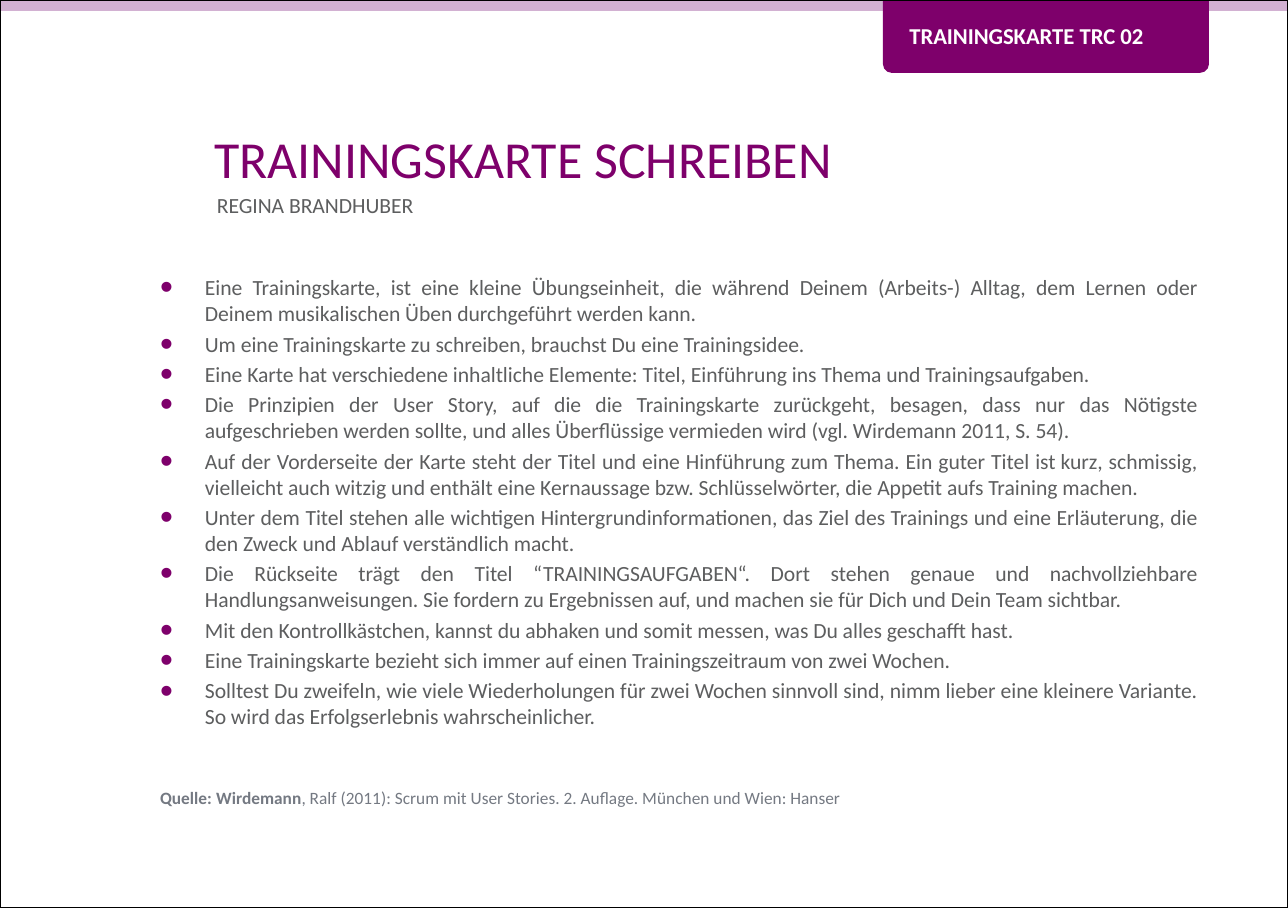
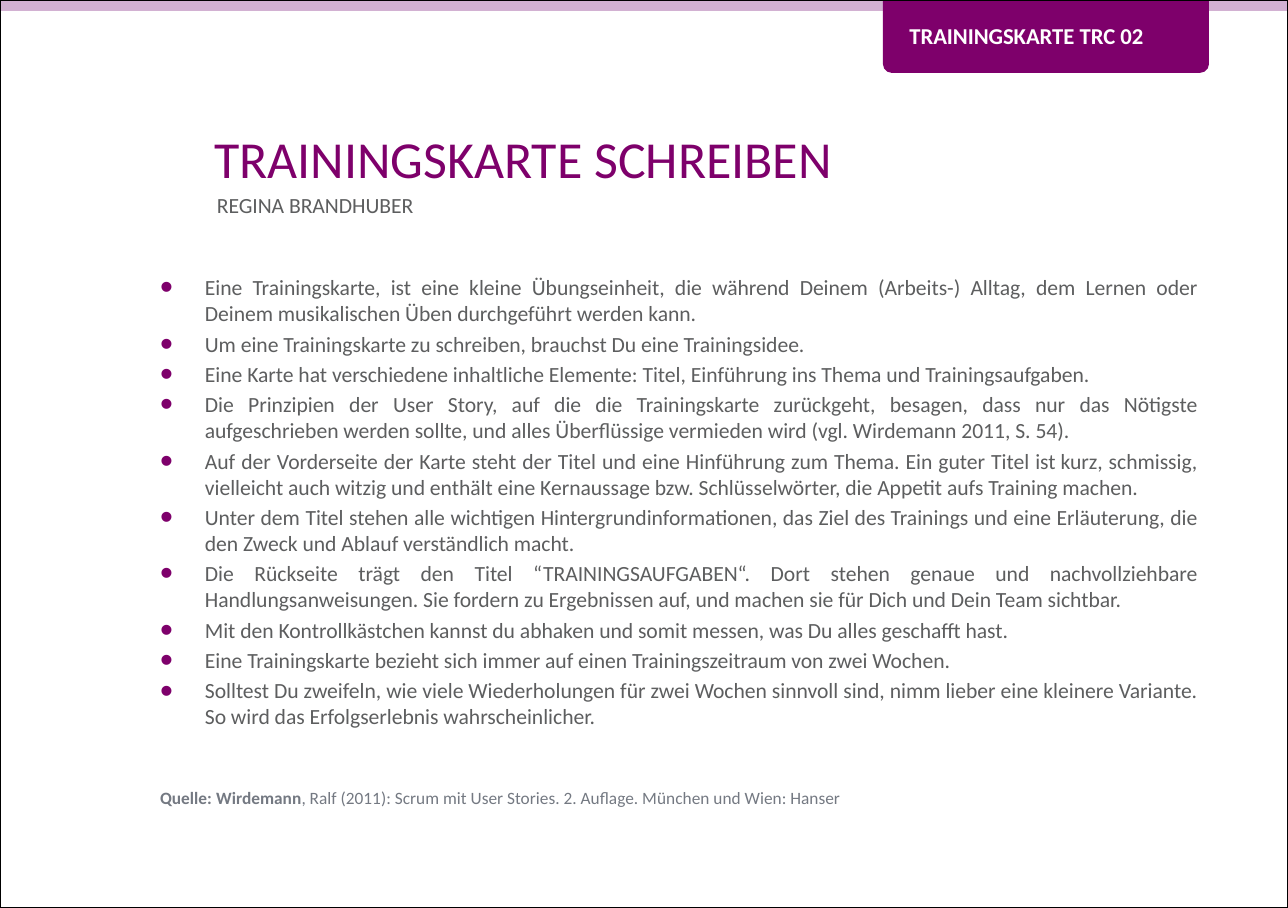
Before and after one commit to Teamtool/training-materials, a slide deck: slide 1 of training-cards/music moves/Training Cards (TRC)/ger/apprentice/ger_TRC_02_Trainingskarten_schreiben_MM_A.pptx. Drawn at 1288x908 pixels with LibreOffice and Linux fonts; fonts in the diff are those of the drawing; background and template pictures are left out. Boxes give left, top, right and bottom in pixels: in the first picture for what was removed or moved away, otherwise in the second. Text is boxed around its words. In the diff, an @@ line names an element or a change of style, - is before the commit and + after.

```diff
--- a/training-cards/music moves/Training Cards (TRC)/ger/apprentice/ger_TRC_02_Trainingskarten_schreiben_MM_A.pptx
+++ b/training-cards/music moves/Training Cards (TRC)/ger/apprentice/ger_TRC_02_Trainingskarten_schreiben_MM_A.pptx
@@ text at (x1=205, y1=623, x2=1009, y2=642): text changed @@
-• Mit den Kontrollkästchen, kannst du abhaken und somit messen, was Du alles geschafft hast.
+• Mit den Kontrollkästchen kannst du abhaken und somit messen, was Du alles geschafft hast.
```
Also in this commit, not shown: 1 other file.
